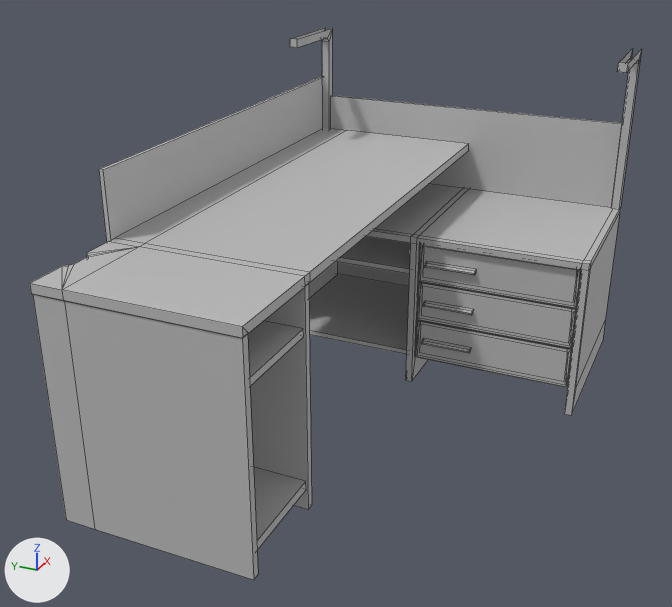
The FBX model GART250/Exports/SM_Desk+Drawers.fbx: old version first, new version second.
The view is the same before and after, from a 50 mm lens placed at (-2.88, -1.12, 1.99), pointed at (0.03, 0.19, 0.53). Lighting does not change. The marker at lower left points along +X, +Y and +Z. Mesh edges are drawn as thin lines. Where no turn or scale is listed for an object, it has been applied to the vertices.

Script lines for the objects in view, before the commit:
```python
me_mesh = bpy.data.meshes.new('Mesh')
me_mesh.from_pydata(...)  # 255 vertices, 205 faces; spans x -0.91..1.22, y -0.65..0.8, z 0.0..1.35
me_mesh.materials.append(mat_lambert1)  # grey #bcbcbc
# before: 0 (-0.51, 0.78, 1.12) at pixel (102, 169), 1 (1.2, 0.78, 1.12), 2 (-0.51, 0.8, 1.12) at pixel (98, 169), 3 (1.2, 0.8, 1.12) at pixel (321, 76), 102 (1.2, 0.75, 1.03) at pixel (330, 95)
# before: 103 (1.2, -0.62, 1.03) at pixel (622, 123), 104 (1.22, 0.75, 1.03) at pixel (332, 95), 105 (1.22, -0.62, 1.03)
me_mesh_002 = bpy.data.meshes.new('Mesh.002')
me_mesh_002.from_pydata(...)  # 40 vertices, 35 faces; spans x 0.476..0.962, y -0.616..0.032, z 0.288..0.459
me_mesh_002.materials.append(mat_lambert1)  # grey #bcbcbc
me_mesh_003 = bpy.data.meshes.new('Mesh.003')
me_mesh_003.from_pydata(...)  # 40 vertices, 35 faces; spans x 0.476..0.962, y -0.616..0.032, z 0.464..0.635
me_mesh_003.materials.append(mat_lambert1)  # grey #bcbcbc
ob_desk_body = bpy.data.objects.new('Desk_Body', me_mesh)
ob_desk_body.location = (0.0, 0.0, 0.0)
ob_desk_drawer = bpy.data.objects.new('Desk_Drawer', me_mesh_003)
ob_desk_drawer.location = (0.0, 0.0, 0.0)
ob_desk_drawer1 = bpy.data.objects.new('Desk_Drawer1', me_mesh_002)
ob_desk_drawer1.location = (0.0, 0.0, 0.0)
# also in view: 'Desk_Drawer2' at (0.72, -0.29, 0.2)
```
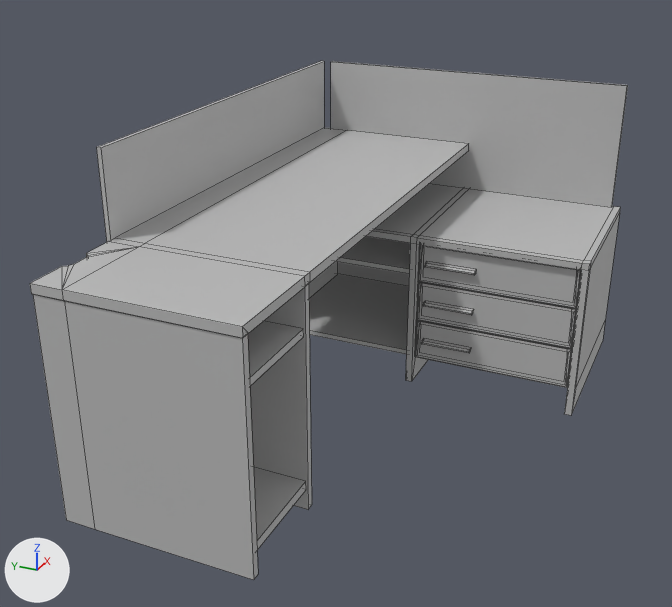
The change in detail:
me_mesh has 255 vertices, 205 faces and spans x -0.91..1.22, y -0.65..0.8, z 0.0..1.35.
me_mesh is used by ob_desk_body; location (0.0, 0.0, 0.0).
Verts and faces of me_mesh; kept vertices keep their numbers, new ones are numbered from 255.
me_mesh part 1: the loose piece of 14 vertices spanning x 0.85..1.22, y -0.65..-0.62, z 0.66..1.35 is deleted.
me_mesh part 2: the loose piece of 14 vertices spanning x 0.85..1.22, y 0.75..0.78, z 0.66..1.35 is deleted.
Part 3, on me_mesh:
Vertices 0 to 3 move by (0.0, 0.0, 0.08).
Vertices 102 to 105 move by (0.0, 0.0, 0.17).

Changed parts and their boxes (x1, y1, x2, y2) in the pictures (672 x 607 px; the box of a moved part takes in the faces that stretch with it):
'Desk_Body', reshaped
    before: (30, 28, 641, 580)
    after: (30, 61, 628, 580)
part 1 of me_mesh, deleted
    before: (611, 48, 641, 209)
part 2 of me_mesh, deleted
    before: (290, 28, 332, 129)
part 3 of me_mesh, moved or reshaped
    before: (99, 77, 622, 242)
    after: (96, 61, 628, 242)
